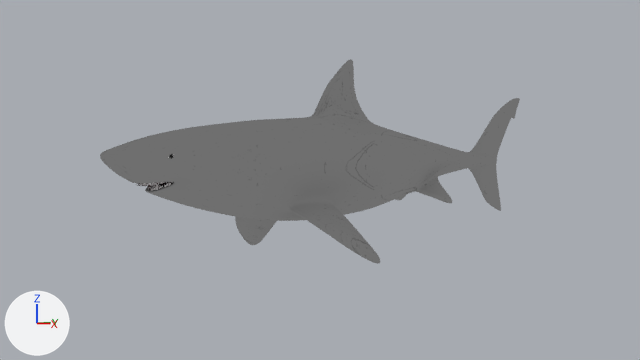
The Blender file Dolphin Game/Assets/Art Department/Hai/shark1.blend as it was, and as the next commit left it.
The view is the same before and after, from the file's camera 'Camera'. Arrows for +X, +Y and +Z are at lower left; the lights stay in place.

Objects in the first picture: 'Hai'.
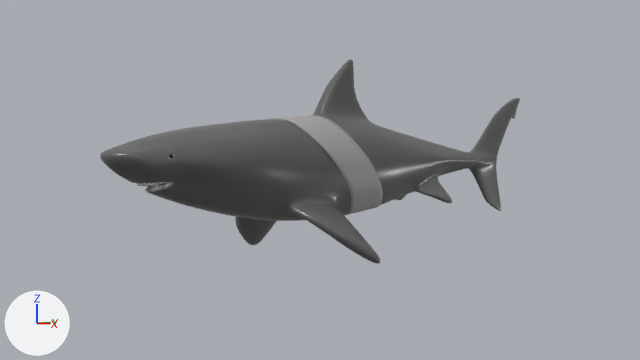
The change, as a list of edits to the scene's bpy script:
```text
Change mat_haut:
    remove mat_haut.texture = img_shark
    mat_haut: emission_material('Haut') -> principled_material('Haut')
    add mat_haut.base_color = (0.12, 0.12, 0.12)  # dark grey #616161
    mat_haut.roughness: 0.5 -> 0.3
Add mat_material:
    mat_material = bpy.data.materials.new('Material')
    # nodes: BsdfPrincipled, MixShader, OutputMaterial
    # colours: dark red #300006
Add me_cube_001:
    me_cube_001.from_pydata(...)  # 33 vertices, 20 faces; spans x 0.0..0.64, y -1.68..0.47, z -0.82..0.74
    me_cube_001.polygons.foreach_set('use_smooth', [True] * 20)
    me_cube_001.materials.append(mat_material)  # its picture is missing
Add ob_hai_001:
    ob_hai_001 = bpy.data.objects.new('Hai.001', me_cube_001)
    ob_hai_001.location = (0.0, 0.363, 0.022)
    _m = ob_hai_001.modifiers.new('Mirror', 'MIRROR')
    _m.use_clip = True
    _m = ob_hai_001.modifiers.new('Subsurf', 'SUBSURF')
    _m.levels = 2
    _m = ob_hai_001.modifiers.new('Solidify', 'SOLIDIFY')
    _m.thickness = -0.02
    _m.nonmanifold_thickness_mode = 'FIXED'
    _m.nonmanifold_merge_threshold = 0.0003
```

Pixel boxes [x1, y1, x2, y2] of what changed, in the pictures (640 x 360 px):
'Hai', surface changed: [100, 59, 520, 264] in both
'Hai.001', added: after [272, 115, 383, 215]
